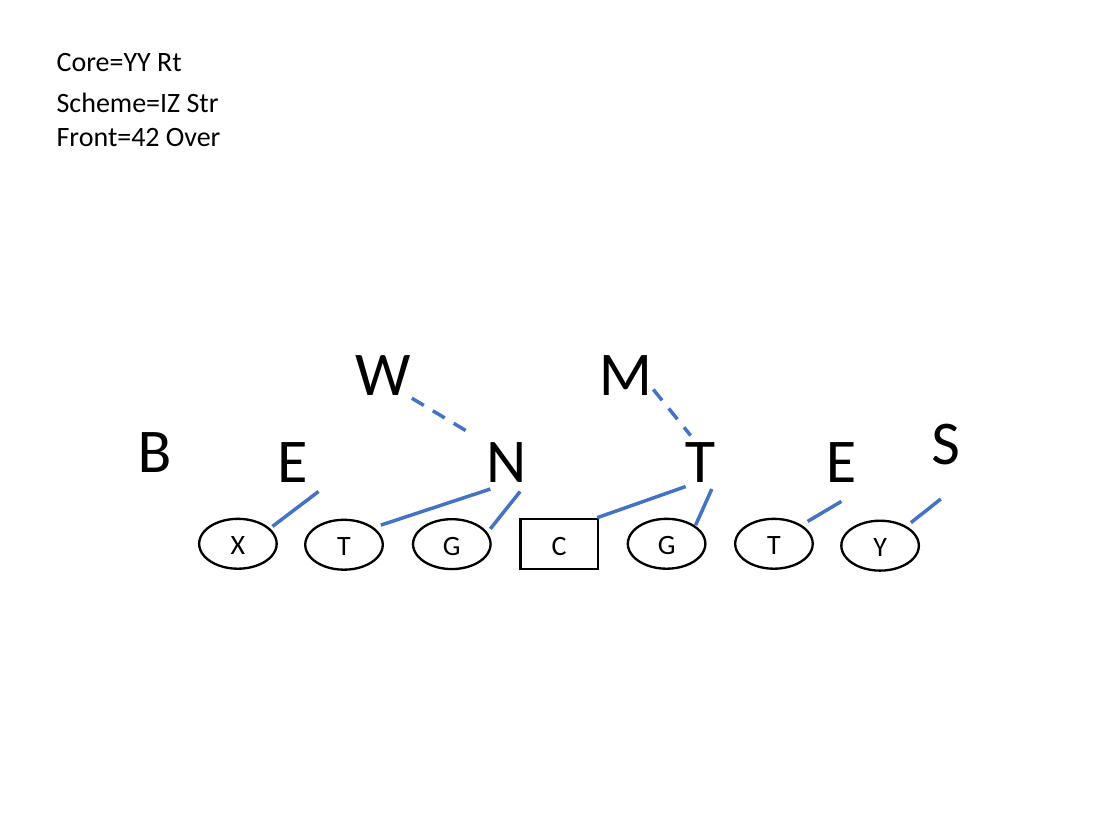
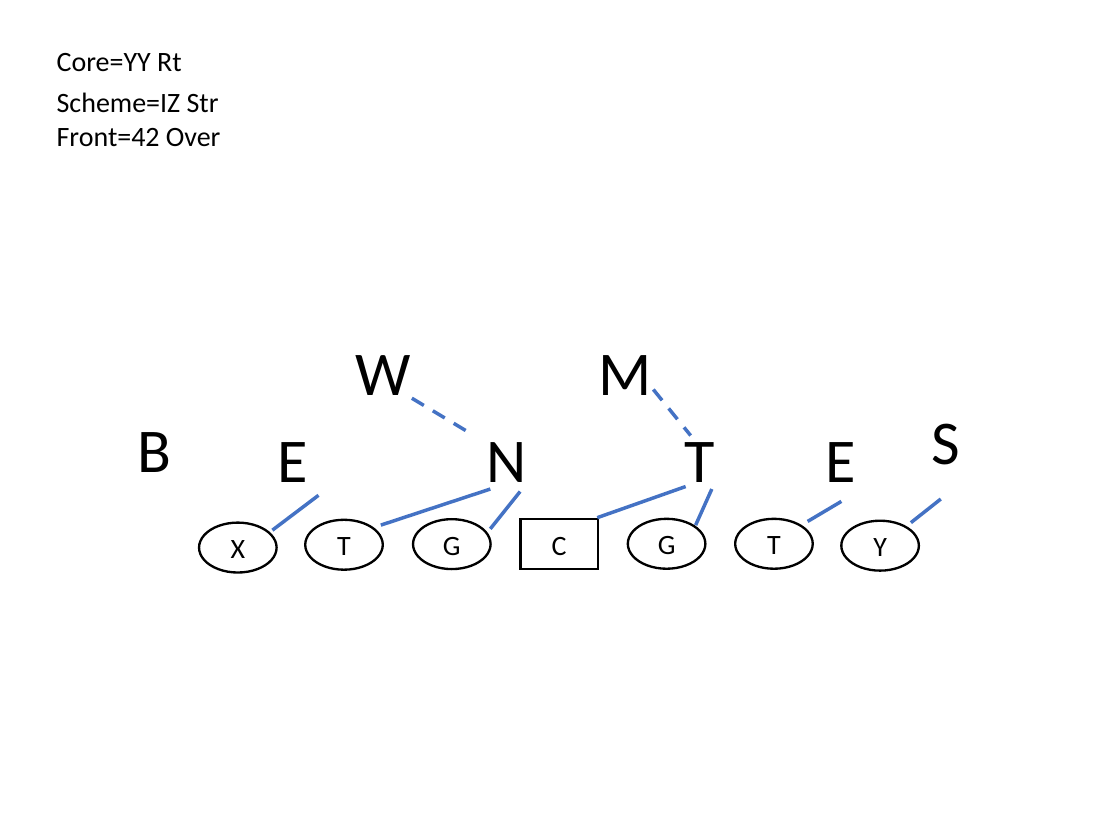
Before and after one commit to Aceplace/VBAScoutCard, a slide deck: slide 7 of CoreTemplates/core_42Over.pptx. Drawn at 1120x840 pixels with LibreOffice and Linux fonts; fonts in the diff are those of the drawing. Boxes give left, top, right and bottom in pixels: in the first picture for what was removed or moved away, otherwise in the second. Text is boxed around its words. In the diff, an @@ line names an element or a change of style, - is before the commit and + after.

```diff
--- a/CoreTemplates/core_42Over.pptx
+++ b/CoreTemplates/core_42Over.pptx
@@ line moved from (318, 492) - (272, 526) to (318, 495) - (272, 530) @@
@@ ellipse "X": place and size @@
-ellipse "X" at bbox=[199, 519, 277, 569]
+ellipse "X" at bbox=[199, 523, 277, 573]
```
Also in this commit, not shown: 7 slides added, 11 other files.
